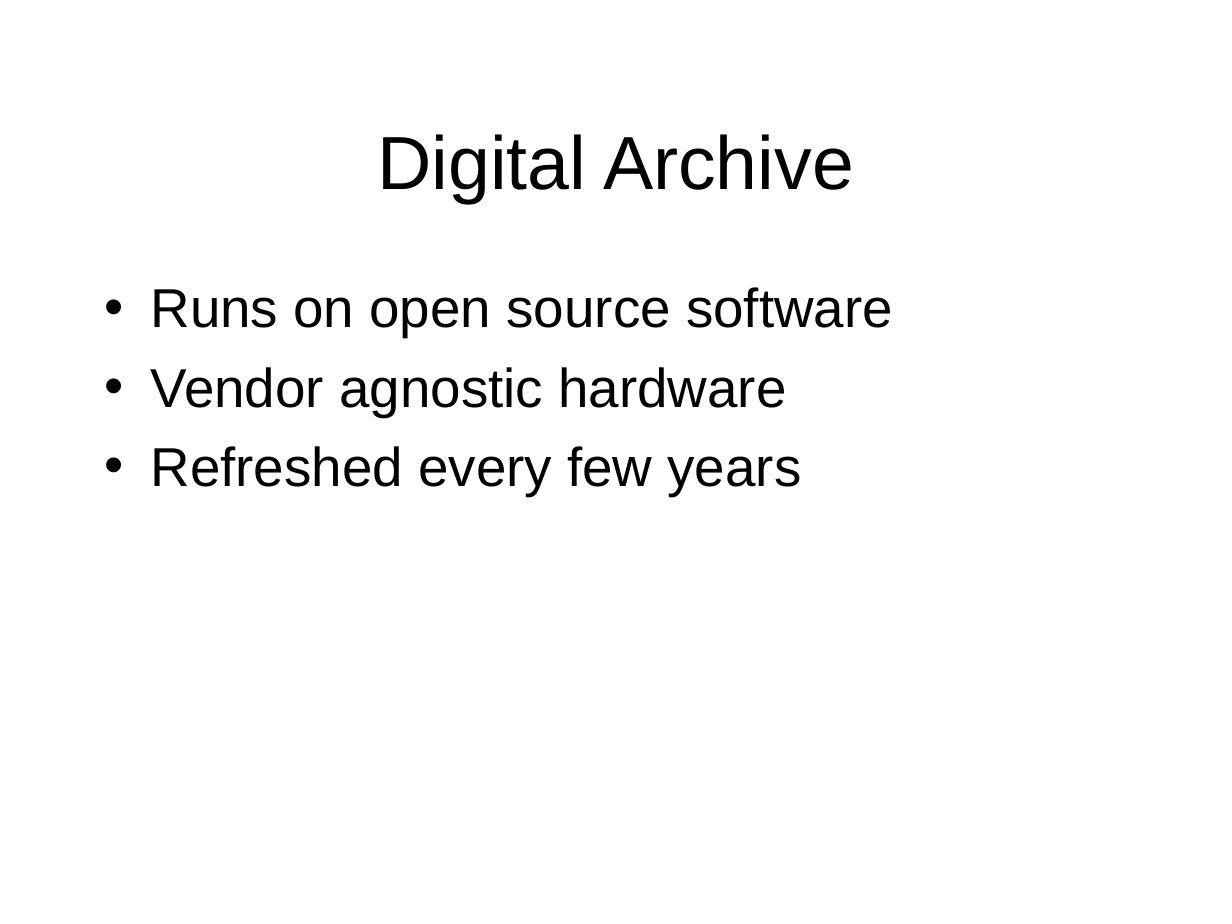
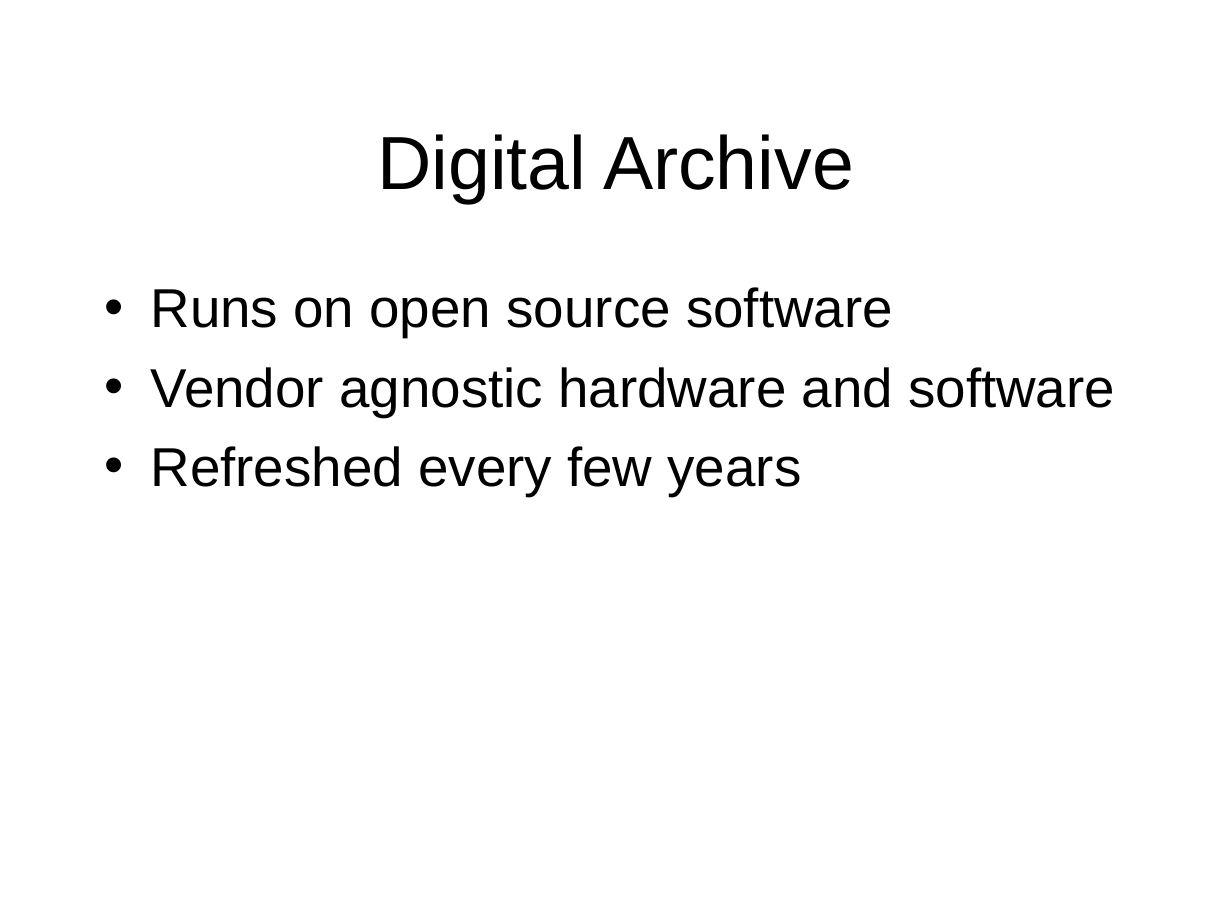
Before and after one commit to toneill/naa, a slide deck: slide 47 of doco/digital-preservation-chris-smart.odp (slide 43 before the commit). Drawn at 1232x924 pixels with LibreOffice and Linux fonts; fonts in the diff are those of the drawing; background and template pictures are left out. Boxes give left, top, right and bottom in pixels: in the first picture for what was removed or moved away, otherwise in the second. Text is boxed around its words. In the diff, an @@ line names an element or a change of style, - is before the commit and + after.

```diff
--- a/doco/digital-preservation-chris-smart.odp
+++ b/doco/digital-preservation-chris-smart.odp
@@ text at [151,367,1115,417]: text changed @@
-• Vendor agnostic hardware
+• Vendor agnostic hardware and software
```
Also in this commit, not shown: 8 other slides changed, 6 slides added, 1 slide removed.
